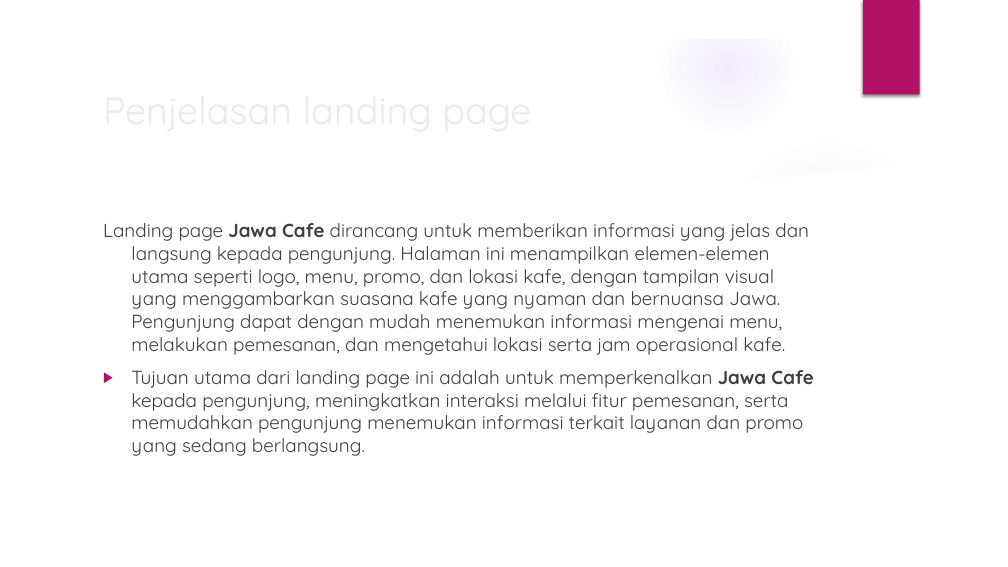
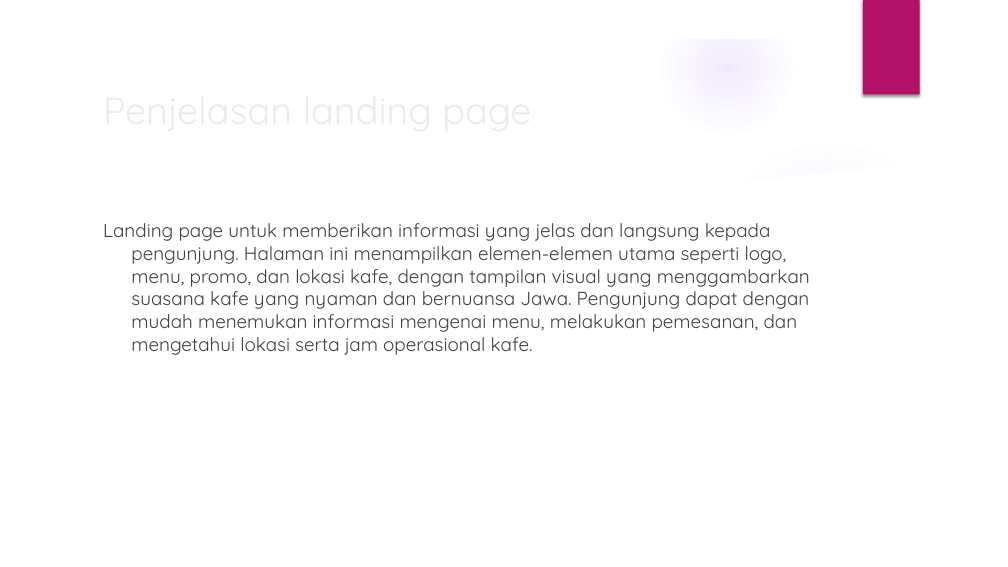
Before and after one commit to fadlan11234/kelompok4_projek, a slide deck: slide 6 of laporan ppt/kelompok4-xtjkt.pptx. Drawn at 1008x567 pixels with LibreOffice and Linux fonts; fonts in the diff are those of the drawing; background and template pictures are left out. Boxes give left, top, right and bottom in pixels: in the first picture for what was removed or moved away, otherwise in the second. Text is boxed around its words. In the diff, an @@ line names an element or a change of style, - is before the commit and + after.

```diff
--- a/laporan ppt/kelompok4-xtjkt.pptx
+++ b/laporan ppt/kelompok4-xtjkt.pptx
@@ text at (131,223,810,355): text changed @@
-Landing page Jawa Cafe dirancang untuk memberikan informasi yang jelas dan langsung kepada pengunjung. Halaman ini menampilkan elemen-elemen utama seperti logo, menu, promo, dan lokasi kafe, dengan tampilan visual yang menggambarkan suasana kafe yang nyaman dan bernuansa Jawa. Pengunjung dapat dengan mudah menemukan informasi mengenai menu, melakukan pemesanan, dan mengetahui lokasi serta jam operasional kafe.
-▶ Tujuan utama dari landing page ini adalah untuk memperkenalkan Jawa Cafe kepada pengunjung, meningkatkan interaksi melalui fitur pemesanan, serta memudahkan pengunjung menemukan informasi terkait layanan dan promo yang sedang berlangsung.
+Landing page untuk memberikan informasi yang jelas dan langsung kepada pengunjung. Halaman ini menampilkan elemen-elemen utama seperti logo, menu, promo, dan lokasi kafe, dengan tampilan visual yang menggambarkan suasana kafe yang nyaman dan bernuansa Jawa. Pengunjung dapat dengan mudah menemukan informasi mengenai menu, melakukan pemesanan, dan mengetahui lokasi serta jam operasional kafe.
```
Also in this commit, not shown: 2 other slides changed, 6 slides added, 1 other file.
